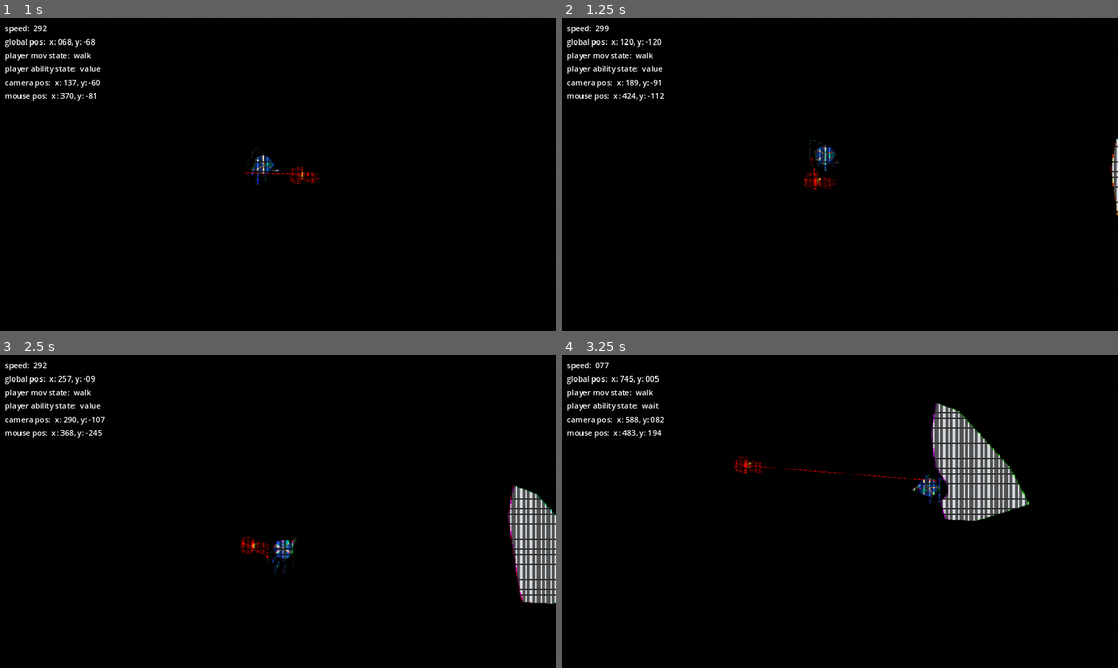
Above: before the commit, frames 1-4 (two rows, left to right).
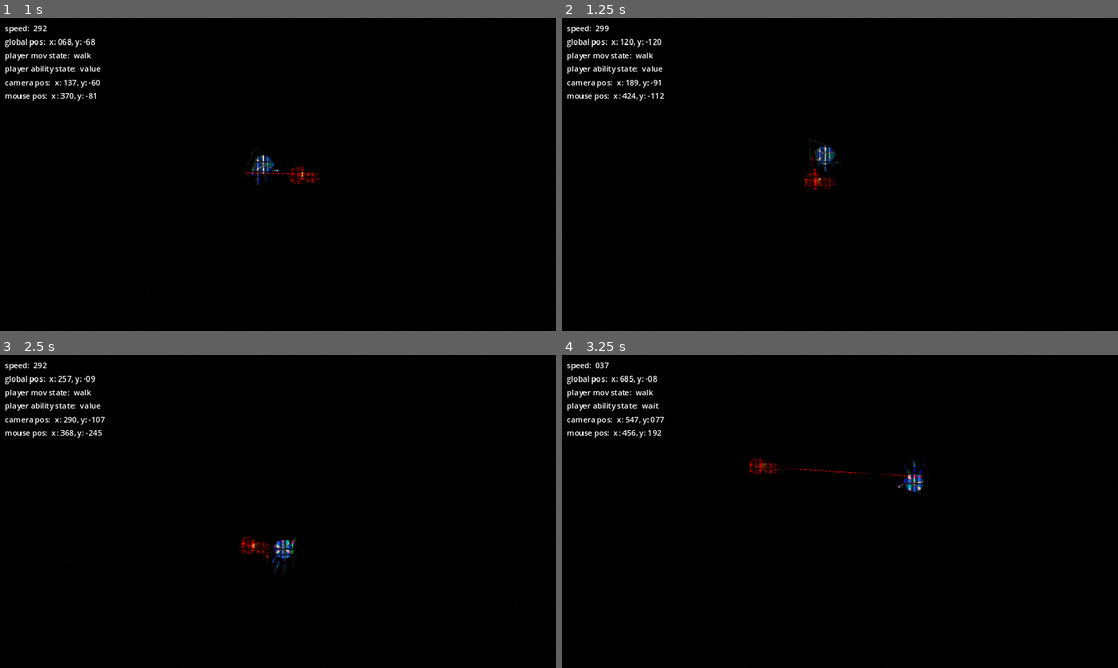
Above: after the commit, the same moments.

Repository: JJPSeno/project-q
Game: Godot game, scene res://World/world.tscn
The game is run twice, just before and just after one commit, with the same random seed, the same clock (stepped at 60 frames per second) and the same inputs.
Inputs (mouse positions are in pixels of both pictures, inside the frame that each line leads up to):
- Up to frame 1 (1 s): move the mouse to (400, 158) at 0.52 s; hold D (right) from 0.53 s (still down); hold W (base_movement) from 0.53 s (still down)
- Up to frame 2 (1.25 s): keep holding D (right); keep holding W (base_movement)
- Up to frame 3 (2.5 s): move the mouse to (166, 527) at 1.27 s; release D (right) at 1.28 s; release W (base_movement) at 1.28 s; hold S (down) 1.28-2.03 s; tap Shift (run) at 1.35 s; move the mouse to (333, 442) at 2.02 s; hold D (right) from 2.03 s (still down); hold Right mouse button (secondary) from 2.03 s (still down)
- Up to frame 4 (3.25 s): keep holding D (right); move the mouse to (812, 574) at 2.77 s; release Right mouse button (secondary) at 2.78 s; tap Space (special) at 2.85 s

Frame 1 is identical in both runs. In frame 2, 0.2% of the frame differs, in the area x 98-100%, y 38-64%; in frame 3, 2.7%; in frame 4, 4.9%, in the area x 6-85%, y 2-54%.

Commit message:
Update obstacles

Diff:
--- a/World/Obstacles/obstacles.gd
+++ b/World/Obstacles/obstacles.gd
@@ -1,7 +1,9 @@
 extends StaticBody2D
+#https://www.youtube.com/watch?v=yT22SXYpoYM
 
 const TEXTURE = preload("res://Assets/Placeholder_Textures/Light/texture_09.png")
 const OBSTACLE_MAT = preload("res://World/Obstacles/obstacle_mat.tres")
+@export var isGenerating := true
 @export var MIN_POINTS := 3
 @export var MAX_POINTS := 6
 @export var DIMENSION_SIZE := 200.0
@@ -11,23 +13,25 @@
 
 # Called when the node enters the scene tree for the first time.
 func _ready() -> void:
-	var polygon_node = Polygon2D.new()
-	var points_number = randi_range(MIN_POINTS, MAX_POINTS)
-	var vector_points_arr : Array[Vector2]
-	for point in points_number:
-		var vector_point = Vector2(randf_range(-DIMENSION_SIZE,DIMENSION_SIZE),randf_range(-DIMENSION_SIZE,DIMENSION_SIZE))
-		vector_points_arr.append(vector_point)
-	vector_points_arr.sort_custom(sort_clockwise)
-	var convex = ConvexPolygonShape2D.new()
-	convex.set_point_cloud(PackedVector2Array(vector_points_arr))
-	polygon_node.polygon = convex.points
-	polygon_node.texture = TEXTURE
-	polygon_node.texture_offset = Vector2(randi_range(-TEXTURE_OFFSET,TEXTURE_OFFSET),randi_range(-TEXTURE_OFFSET,TEXTURE_OFFSET))
-	polygon_node.texture_repeat = CanvasItem.TEXTURE_REPEAT_ENABLED
-	polygon_node.material = OBSTACLE_MAT
-	add_child(polygon_node)
-	collision_polygon_2d.polygon = polygon_node.polygon
-	navigation_obstacle_2d.vertices = polygon_node.polygon
+	if isGenerating:
+		var polygon_node = Polygon2D.new()
+		var points_number = randi_range(MIN_POINTS, MAX_POINTS)
+		var vector_points_arr : Array[Vector2]
+		for point in points_number:
+			var vector_point = Vector2(randf_range(-DIMENSION_SIZE,DIMENSION_SIZE),randf_range(-DIMENSION_SIZE,DIMENSION_SIZE))
+			vector_points_arr.append(vector_point)
+		vector_points_arr.sort_custom(sort_clockwise)
+		var convex = ConvexPolygonShape2D.new()
+		convex.set_point_cloud(PackedVector2Array(vector_points_arr))
+		polygon_node.polygon = convex.points
+		polygon_node.texture = TEXTURE
+		polygon_node.texture_offset = Vector2(randi_range(-TEXTURE_OFFSET,TEXTURE_OFFSET),randi_range(-TEXTURE_OFFSET,TEXTURE_OFFSET))
+		polygon_node.texture_repeat = CanvasItem.TEXTURE_REPEAT_ENABLED
+		polygon_node.material = OBSTACLE_MAT
+		add_child(polygon_node)
+		collision_polygon_2d.polygon = polygon_node.polygon
+		navigation_obstacle_2d.vertices = polygon_node.polygon
 
 func sort_clockwise(a, b):
-	return a.angle() < b.angle()
+	if isGenerating:
+		return a.angle() < b.angle()
--- a/World/Obstacles/obstacles.tscn
+++ b/World/Obstacles/obstacles.tscn
@@ -6,12 +6,18 @@
 collision_layer = 4
 collision_mask = 10
 script = ExtResource("1_paaf0")
+isGenerating = false
 MIN_POINTS = 12
 MAX_POINTS = 16
 DIMENSION_SIZE = 150.0
 
 [node name="CollisionPolygon2D" type="CollisionPolygon2D" parent="."]
+polygon = PackedVector2Array(-100, 100, -100, -100, 100, -100, 100, 100)
 
 [node name="Marker2D" type="Marker2D" parent="."]
 
 [node name="NavigationObstacle2D" type="NavigationObstacle2D" parent="."]
+radius = 200.0
+vertices = PackedVector2Array(-100, 100, -100, -100, 100, -100, 100, 100)
+affect_navigation_mesh = true
+carve_navigation_mesh = true
